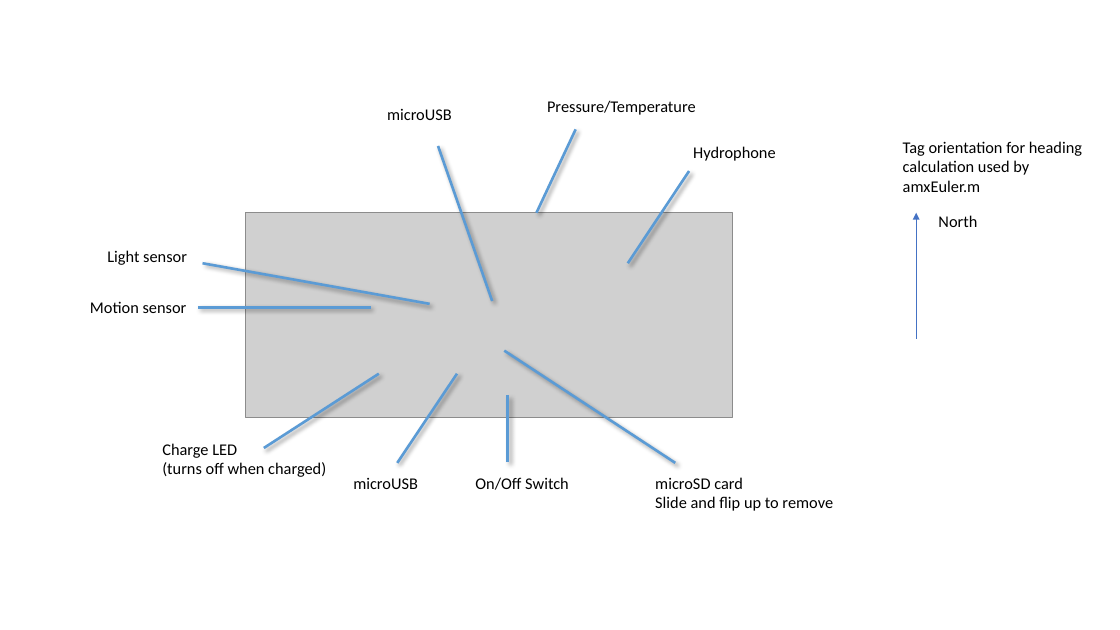
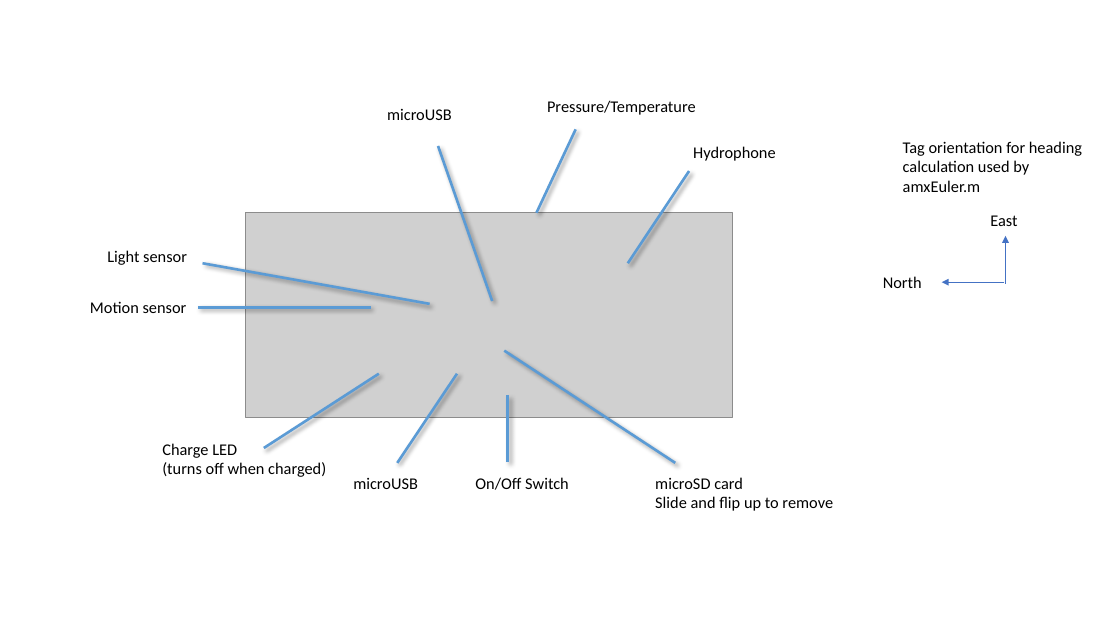
Before and after one commit to loggerhead-instruments/amx, a slide deck: slide 1 of Manual/AMX_labeled.pptx. Drawn at 1120x630 pixels with LibreOffice and Linux fonts; fonts in the diff are those of the drawing; grey boxes stand for pictures. Boxes give left, top, right and bottom in pixels: in the first picture for what was removed or moved away, otherwise in the second. Text is boxed around its words. In the diff, an @@ line names an element or a change of style, - is before the commit and + after.

```diff
--- a/Manual/AMX_labeled.pptx
+++ b/Manual/AMX_labeled.pptx
@@ text added at box(990, 215, 1017, 226), 14 pt, text #000000 @@
+East
@@ arrow added from (1006, 284) to (1006, 236), #4472C4 0.5 pt @@
@@ text "North": place and size @@
-text "North" at box(938, 215, 977, 227)
+text "North" at box(883, 276, 922, 288)
@@ arrow moved from (917, 339) - (917, 213) to (1005, 282) - (942, 282) @@
```
Also in this commit, not shown: 1 other file.
